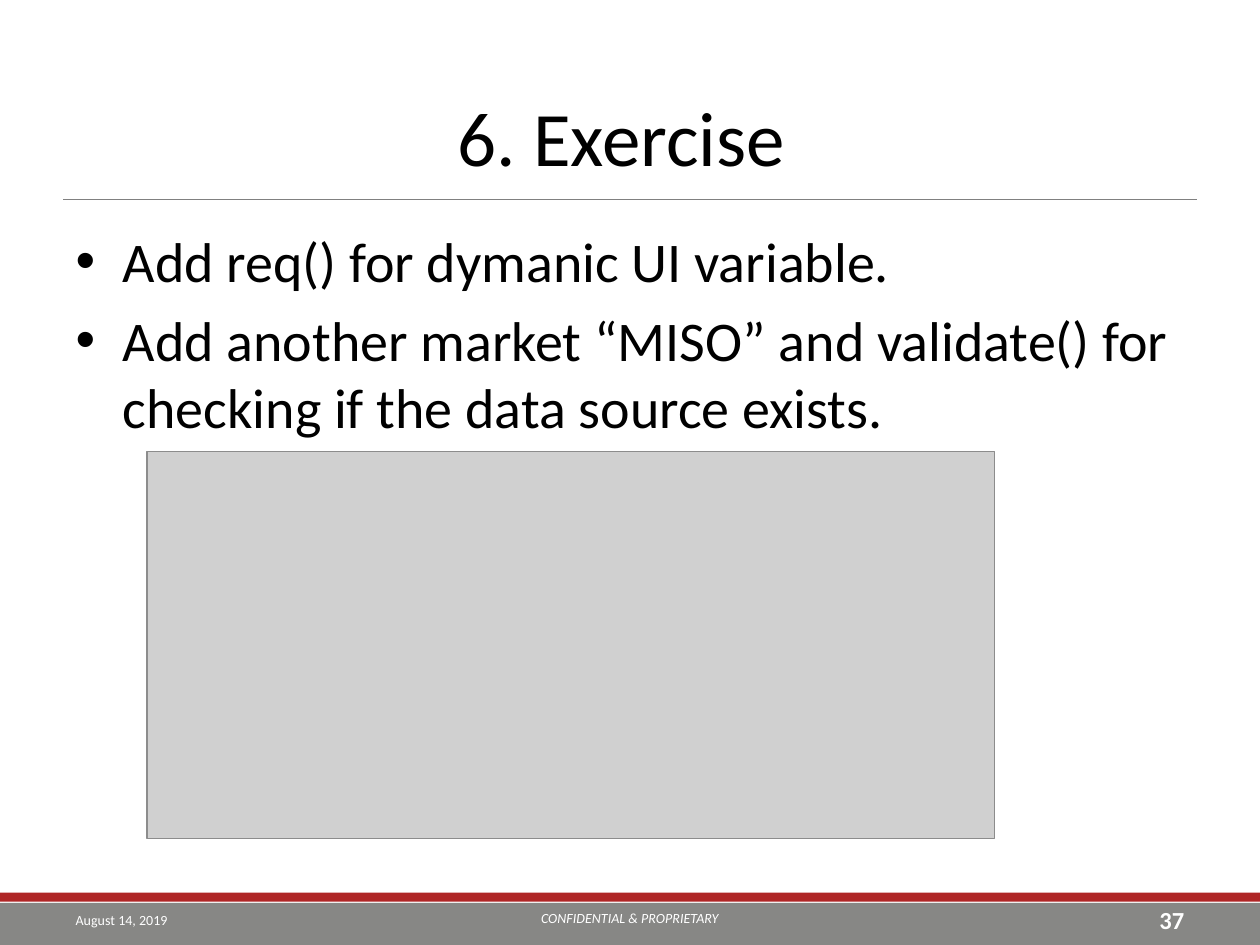
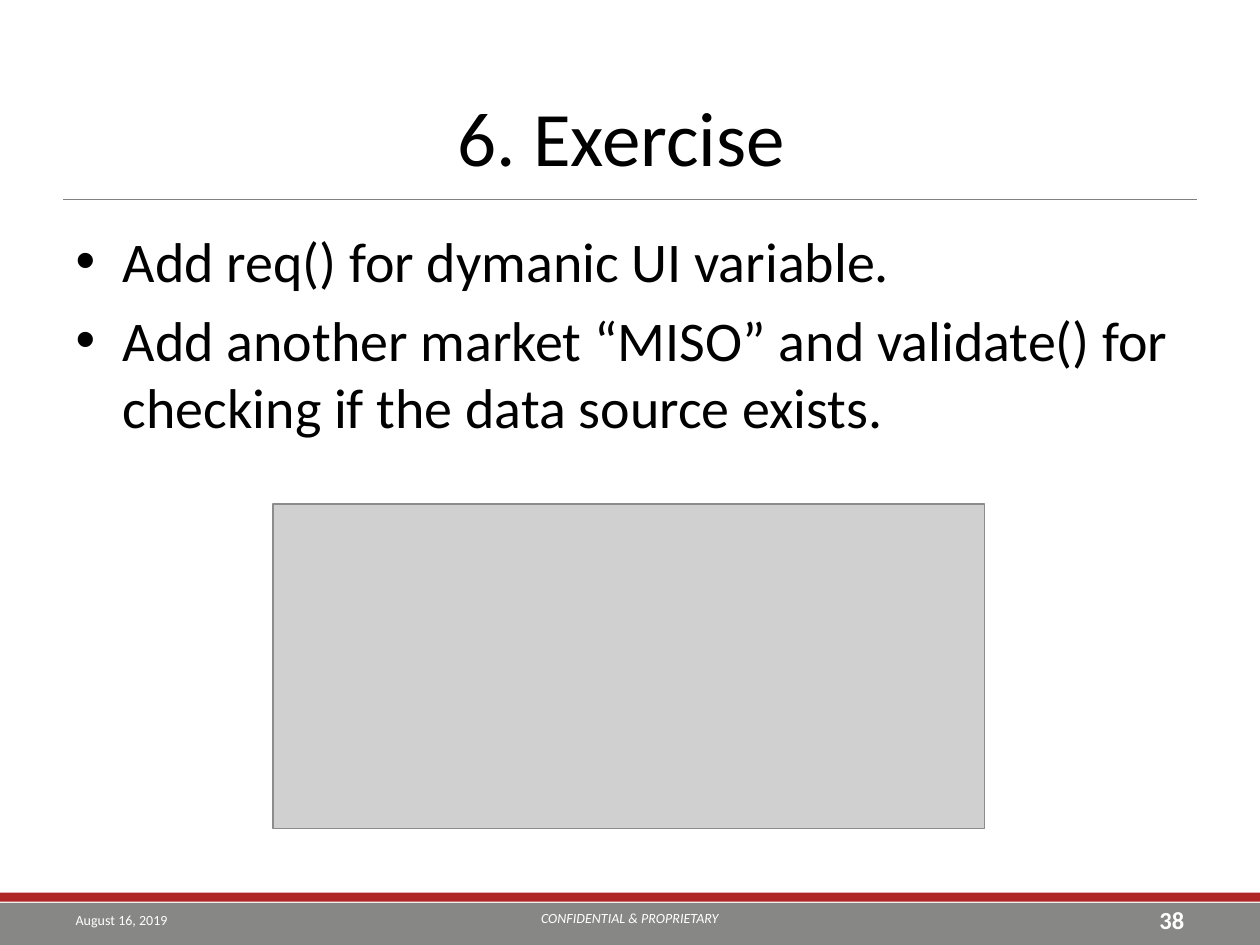
Before and after one commit to TEA-Analytics/ShinyWorkshop, a slide deck: slide 38 of Day 1.pptx (slide 37 before the commit). Drawn at 1260x945 pixels with LibreOffice and Linux fonts; fonts in the diff are those of the drawing; grey boxes stand for pictures; background and template pictures are left out. Boxes give left, top, right and bottom in pixels: in the first picture for what was removed or moved away, otherwise in the second. Text is boxed around its words. In the diff, an @@ line names an element or a change of style, - is before the commit and + after.

```diff
--- a/Day 1.pptx
+++ b/Day 1.pptx
@@ picture: place and size @@
-picture at <box>147,451,995,838</box>
+picture at <box>273,504,985,828</box>
@@ text at <box>76,915,167,928</box>: text changed @@
-August 14, 2019
+August 16, 2019
@@ page number at <box>1159,912,1184,929</box>: text changed @@
-37
+38
```
Also in this commit, not shown: 54 other slides changed, 3 slides added, 6 other files.
